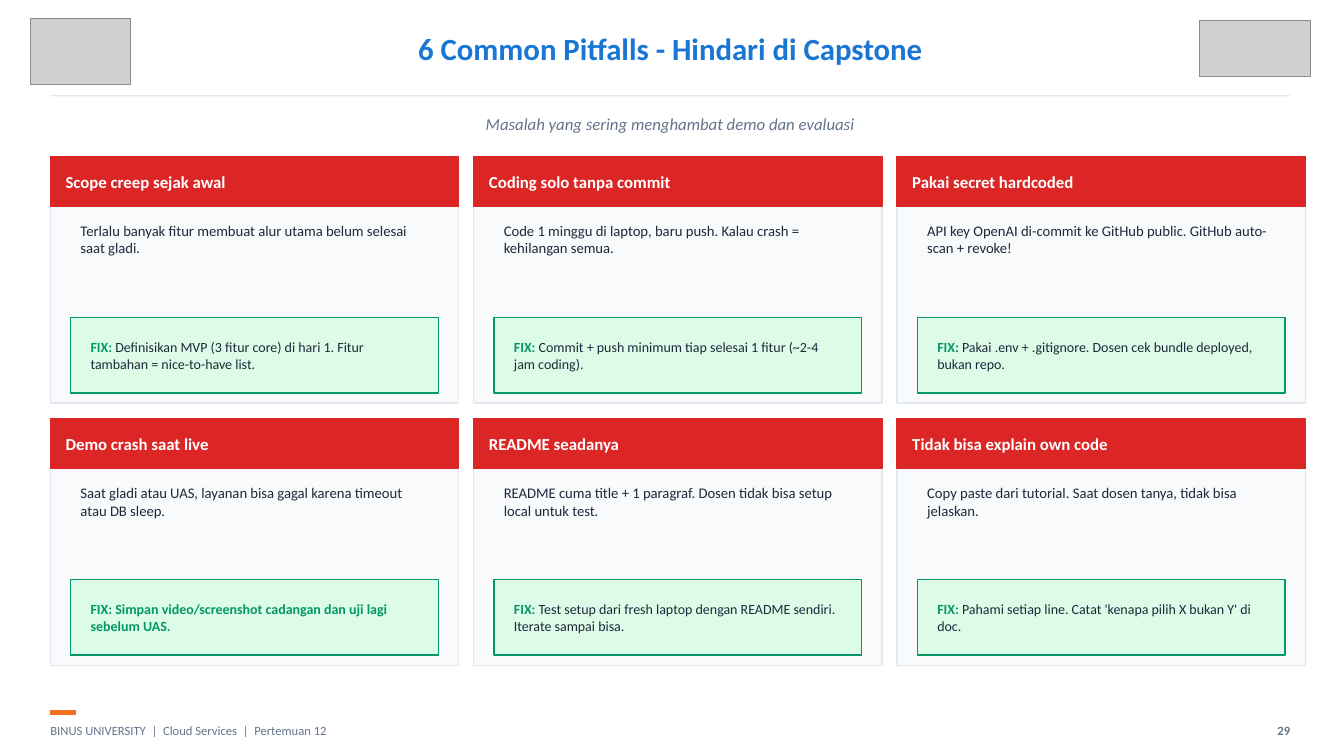
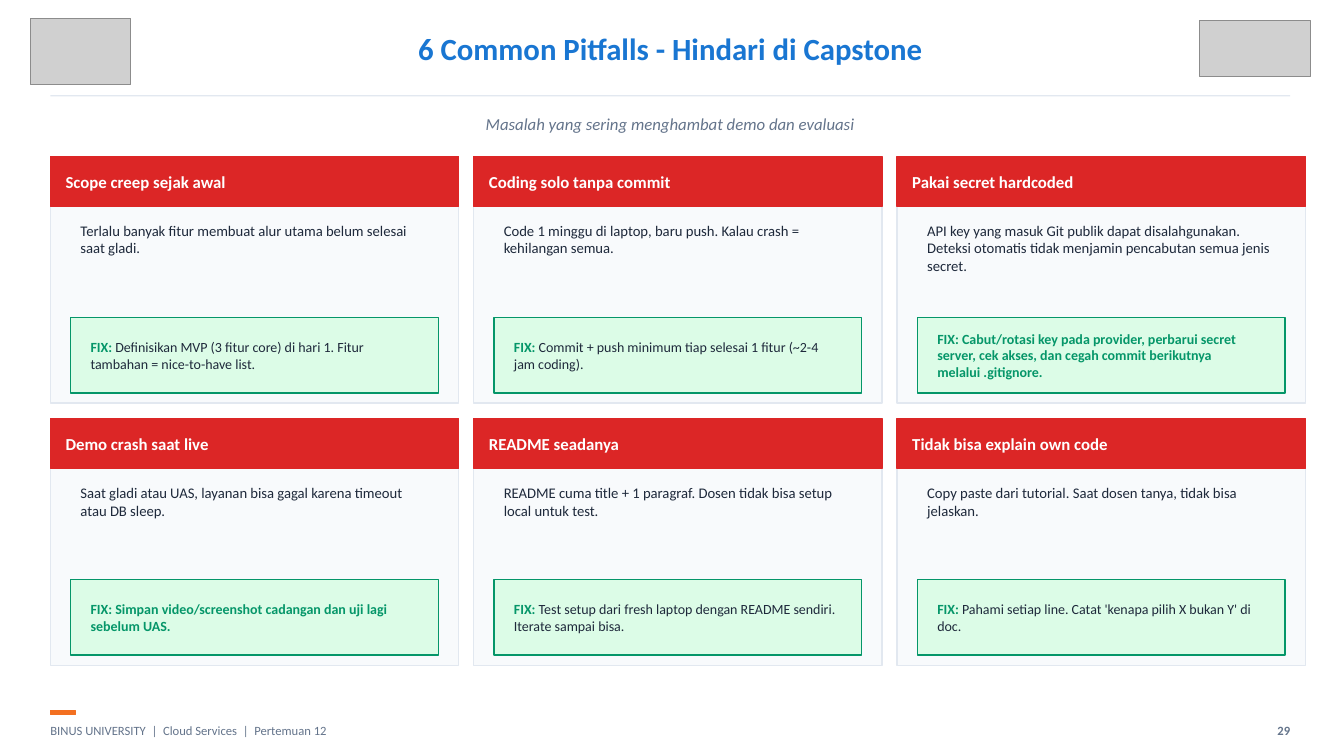
Before and after one commit to SeedFlora/meet11CloudService, a slide deck: slide 29 of slides/Teori_Pertemuan_12.pptx. Drawn at 1344x756 pixels with LibreOffice and Linux fonts; fonts in the diff are those of the drawing; grey boxes stand for pictures. Boxes give left, top, right and bottom in pixels: in the first picture for what was removed or moved away, otherwise in the second. Text is boxed around its words. In the diff, an @@ line names an element or a change of style, - is before the commit and + after.

```diff
--- a/slides/Teori_Pertemuan_12.pptx
+++ b/slides/Teori_Pertemuan_12.pptx
@@ text at box(927, 225, 1270, 271): text changed @@
-API key OpenAI di-commit ke GitHub public. GitHub auto-scan + revoke!
+API key yang masuk Git publik dapat disalahgunakan. Deteksi otomatis tidak menjamin pencabutan semua jenis secret.
@@ text at box(937, 334, 1236, 380): text changed; text colour #1E293B to #059669; bold on @@
-FIX: Pakai .env + .gitignore. Dosen cek bundle deployed, bukan repo.
+FIX: Cabut/rotasi key pada provider, perbarui secret server, cek akses, dan cegah commit berikutnya melalui .gitignore.
```
Also in this commit, not shown: 4 other slides changed, 12 other files.
